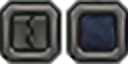
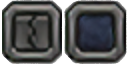
Two versions of the same layered image (w=128, h=64). Layer-by-layer changes:
added layer "Pasted Layer #1" above "Pasted Layer" over left=2, top=0, right=62, bottom=64
painted on "Pasted Layer" over left=0, top=0, right=128, bottom=64
